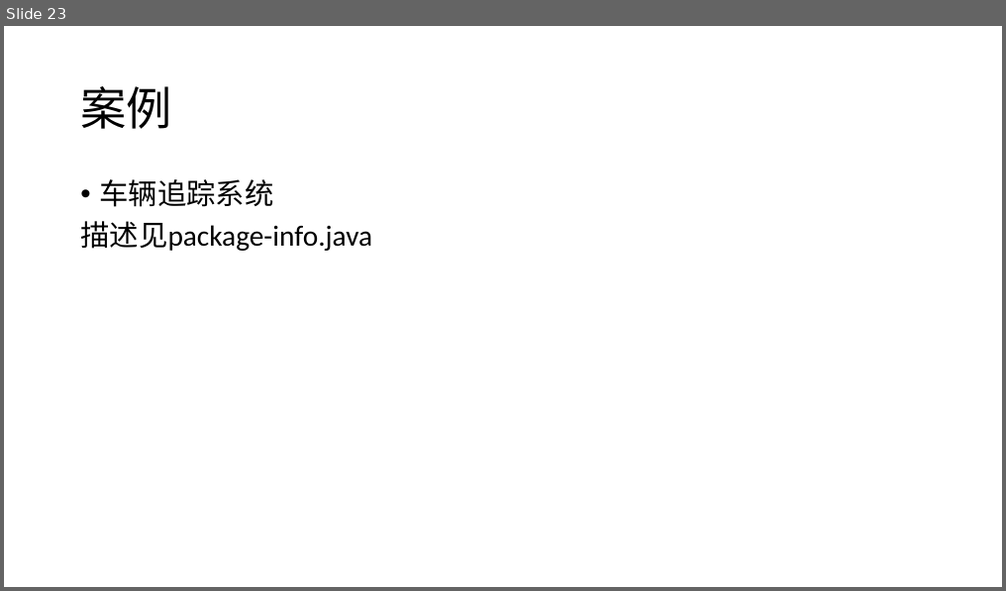
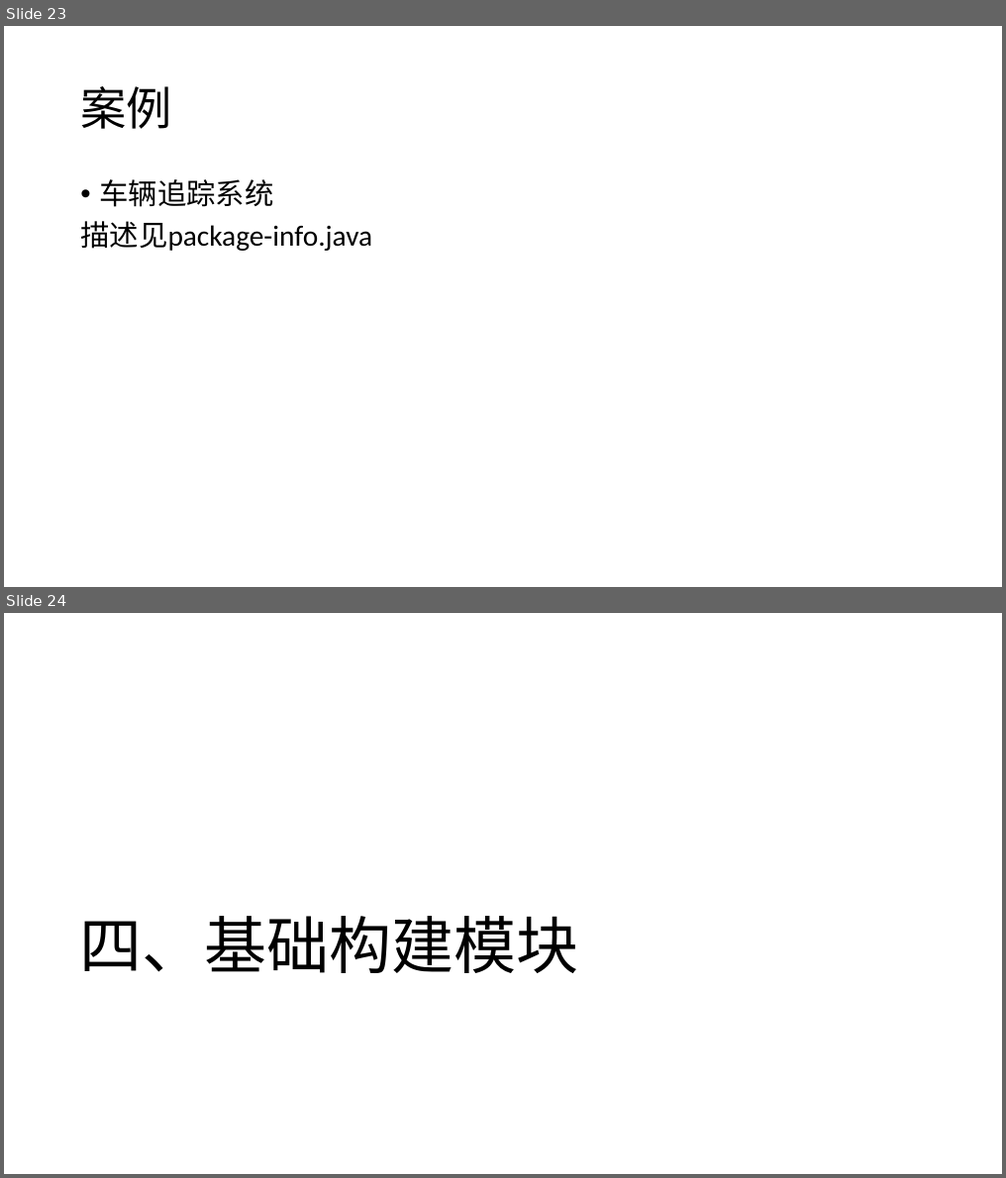
Before and after one commit to GerogeLeon/multithread_demo, a slide deck: JAVA并发编程.pptx. Shown one above the other, each under a label of ours: slide 23 before the commit, slides 23 and 24 after it. The pictures are 1006x591 and 1006x1178 pixels, drawn with LibreOffice and Linux fonts; fonts in the diff are those of the drawing. Boxes give left, top, right and bottom in pixels: in the first picture for what was removed or moved away, otherwise in the second. Text is boxed around its words. In the diff, an @@ line names an element or a change of style, - is before the commit and + after.

```diff
--- a/JAVA并发编程.pptx
+++ b/JAVA并发编程.pptx
@@ slide 24 added at [4, 613, 1002, 1174], background #FFFFFF @@
@@ title added at [79, 916, 578, 973], 60 pt, text #000000 @@
+四、基础构建模块
```
Also in this commit, not shown: 1 slide changed, 1 other file.
